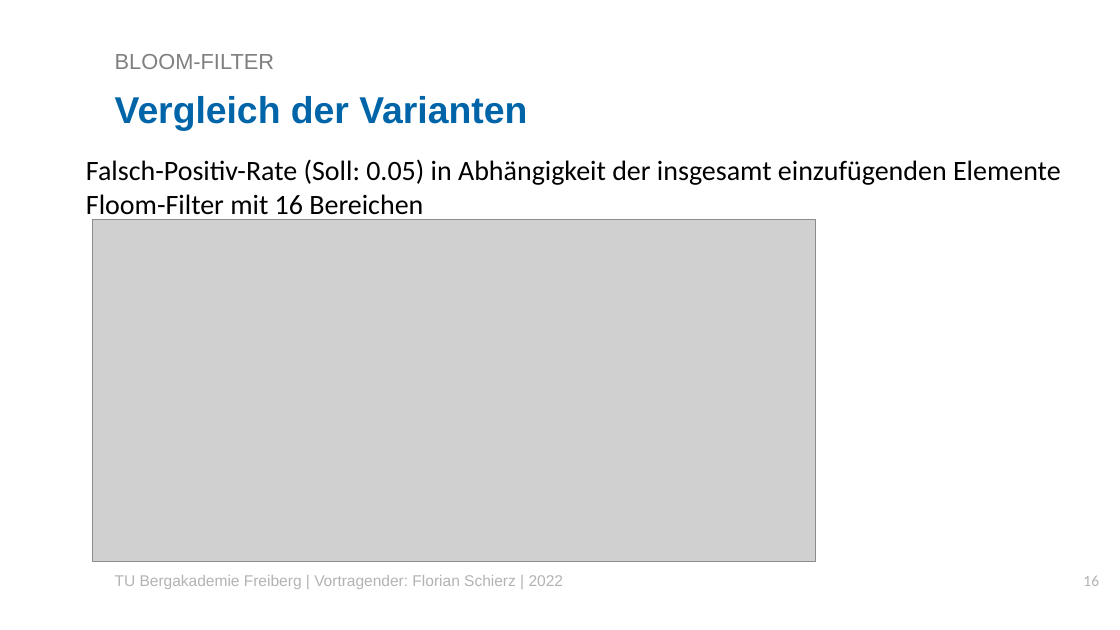
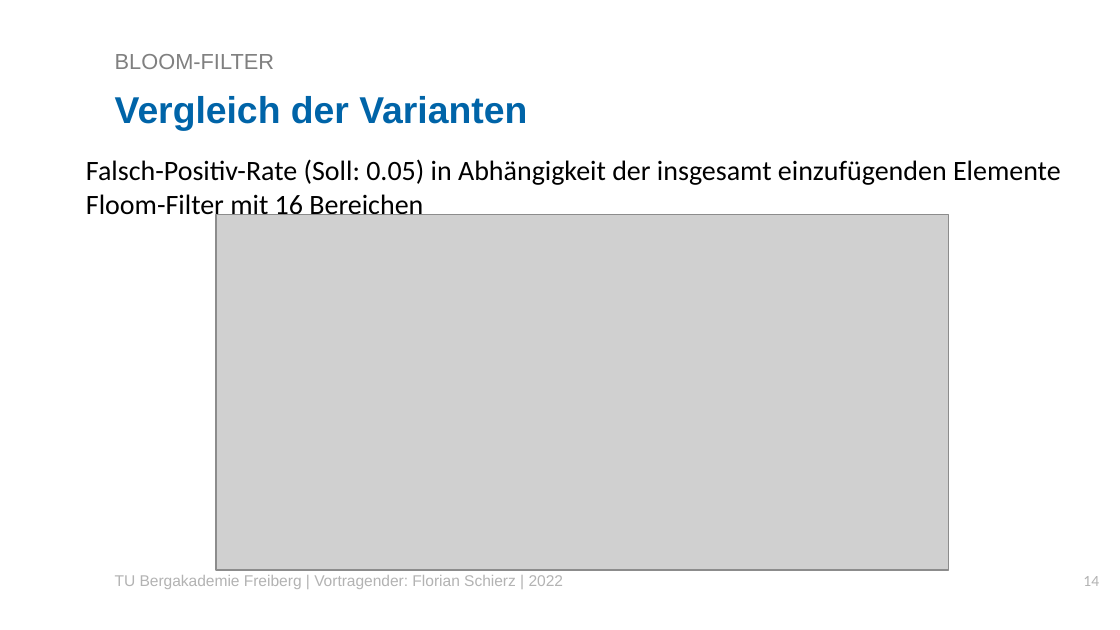
Before and after one commit to Florian2501/Seminar, a slide deck: slide 14 of Vorträge/VortragFlorianSchierzBloomfilter.pptx (slide 16 before the commit). Drawn at 1120x630 pixels with LibreOffice and Linux fonts; fonts in the diff are those of the drawing; grey boxes stand for pictures; background and template pictures are left out. Boxes give left, top, right and bottom in pixels: in the first picture for what was removed or moved away, otherwise in the second. Text is boxed around its words. In the diff, an @@ line names an element or a change of style, - is before the commit and + after.

```diff
--- a/Vorträge/VortragFlorianSchierzBloomfilter.pptx
+++ b/Vorträge/VortragFlorianSchierzBloomfilter.pptx
@@ picture: place and size @@
-picture at [93,220,816,562]
+picture at [216,215,949,570]
@@ page number at [1083,576,1099,586]: text changed @@
-16
+14
```
Also in this commit, not shown: 8 other slides changed, 3 slides added, 10 other files.
